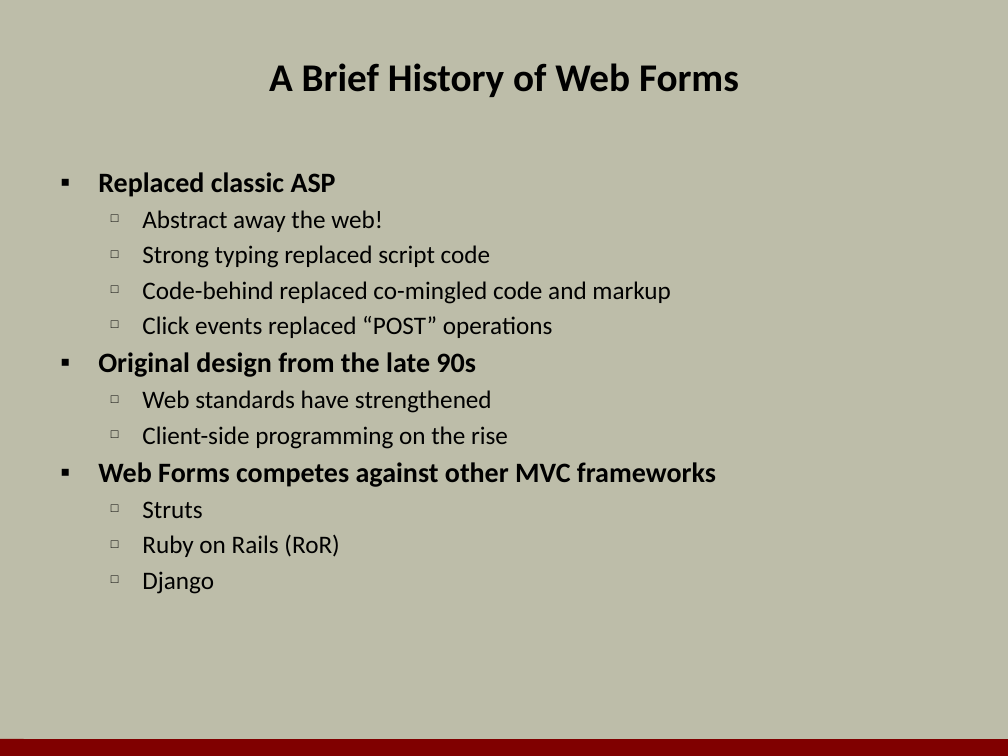
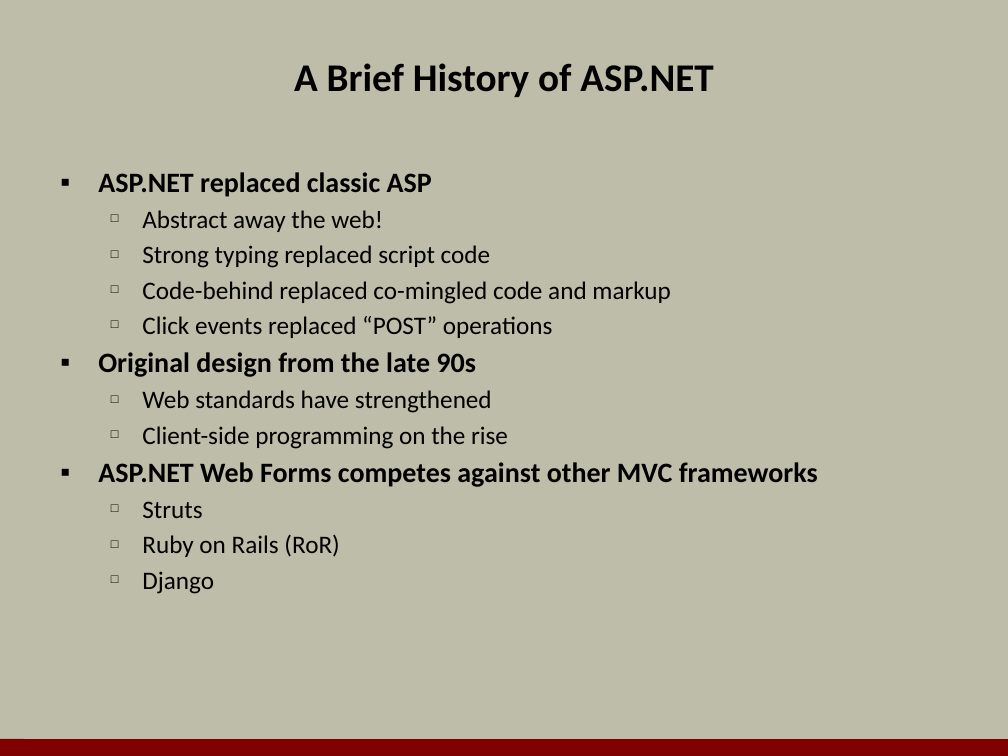
Before and after one commit to OdeToCode/classes, a slide deck: slide 3 of mvc/slides/01_Introduction_To_MVC.pptx. Drawn at 1008x756 pixels with LibreOffice and Linux fonts; fonts in the diff are those of the drawing; background and template pictures are left out. Boxes give left, top, right and bottom in pixels: in the first picture for what was removed or moved away, otherwise in the second. Text is boxed around its words. In the diff, an @@ line names an element or a change of style, - is before the commit and + after.

```diff
--- a/mvc/slides/01_Introduction_To_MVC.pptx
+++ b/mvc/slides/01_Introduction_To_MVC.pptx
@@ title at bbox=[294, 63, 714, 97]: text changed @@
-A Brief History of Web Forms
+A Brief History of ASP.NET
@@ text at bbox=[98, 172, 432, 197]: text changed @@
-▪ Replaced classic ASP
+▪ ASP.NET replaced classic ASP
@@ text at bbox=[98, 462, 818, 487]: text changed @@
-▪ Web Forms competes against other MVC frameworks
+▪ ASP.NET Web Forms competes against other MVC frameworks
```
Also in this commit, not shown: 1 other slide changed, 52 other files.
